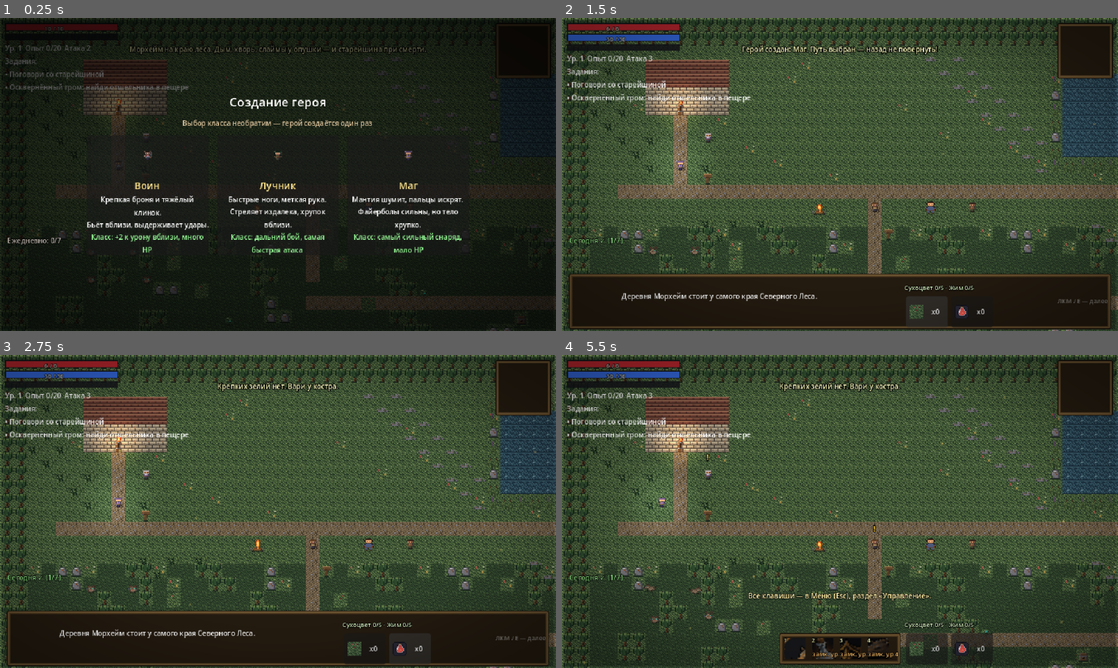
Above: before the commit, frames 1-4 (two rows, left to right).
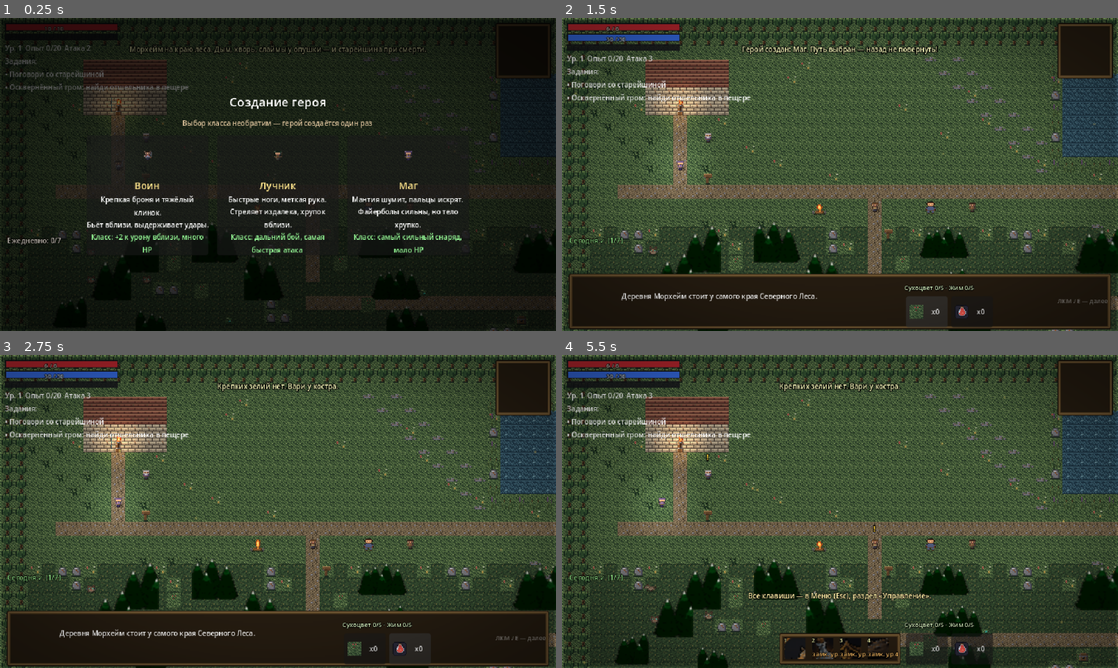
Above: after the commit, the same moments.

Repository: kgazha/shadows-of-the-northwood
Game: Godot game, scene res://scenes/main.tscn
Same seed, same stepped clock (60 frames per second), same inputs: the game is played once before the commit and once after it.
Inputs (mouse positions are in pixels of both pictures, inside the frame that each line leads up to):
- Up to frame 1 (0.25 s): no input
- Up to frame 2 (1.5 s): tap Enter (ui_accept) at 0.5, 0.77 s; move the mouse to (962, 158) at 0.52 s; press the mouse at (962, 158) at 0.53 s; hold D (move_right) 0.53-1.25 s; release the mouse at (962, 158) at 1.25 s; click "x0" at 1.25 s
- Up to frame 3 (2.75 s): click "x0" at 2 s
- Up to frame 4 (5.5 s): tap Enter (ui_accept) at 2.75, 5.27 s; drag from (728, 527) to (873, 545) at 2.77 s; move the mouse to (895, 442) at 3.52 s; hold D (move_right) 3.53-4.25 s; hold Q (potion) 3.53-4.25 s; drag from (812, 574) to (973, 545) at 4.27 s; move the mouse to (1006, 558) at 5.02 s; hold A (move_left) from 5.03 s (still down); tap J at 5.1 s

The runs differ from the first frame. In frame 1, 0.9% of the frame differs, in the area x 10-100%, y 65-100%; in frame 2, 4.3%; in frame 3, 4.3%; in frame 4, 7.2%, in the area x 5-100%, y 65-100%.

Commit message:
Де-пикселизация мира: живой тайл подстилки леса, визуальные рощи над деревней (GroveCanopy, LINEAR, детерминированный подбор варианта), пещерные колонна и обломки из генерации — геометрия, коллайдеры и атлас-индексы бит-в-бит прежние

Diff:
--- a/pixel-rpg/scripts/world.gd
+++ b/pixel-rpg/scripts/world.gd
@@ -28,6 +28,15 @@
 	11: [13, 12, 0, 1],   # алтарный сундук: корпус без углов
 }
 const DZ := preload("res://scripts/dungeon_zone.gd")
+## Рощи «t»: визуал кластеров деревьев — ОДИН спрайт кроны на кластер вместо
+## сетки тайлов 16px. Меняется только картинка: геометрия карты, блокируемость
+## клеток и коллайдеры-стволы (BLOCK_SHAPES[5]) остаются ровно как были, а под
+## клетками рощи рисуется подстилка ('T'), чтобы от дерева не осталось дыры.
+const GROVE_ART := "res://assets/art/tree_grove_%d.png"
+const GROVE_VARIANTS := 6
+## Кластер крупнее — это «стена» деревьев по рамке карты, а не роща: один спрайт
+## на несколько сотен клеток был бы абсурден, такие кластеры остаются тайлами.
+const GROVE_MAX_TREES := 8
 const CAVE_OFFSET := Vector2(0, 4800.0)      # «этаж» пещеры в общих координатах
 const CAVE_ENTRANCE_TILE := Vector2i(40, 17) # вход в пещеру в лесу (тайл проходим: T)
 const ASHEN_OFFSET := Vector2(0, 9600.0)     # «этаж» Пепелища в общих координатах
@@ -57,6 +66,9 @@
 var near: Array = []
 var hint_label: Label
 var village_zone: Node2D
+var grove_art: Array = []   # спрайты крон рощ (assets/art/tree_grove_*.png)
+var _groves: Array = []     # рощи: Array[Array[Vector2i]] — 8-связные кластеры «t»
+var _grove_cells := {}      # клетки «t» под кронами: на базовом слое там подстилка
 var cave_zone: Node2D
 var dungeon_zone  # scripts/dungeon_zone.gd (типизирован слабо — API: setup/spawn_world_pos/map_w/map_h)
 var ashen_zone: Node2D
@@ -134,6 +146,7 @@
 	add_child(ashen_zone)
 	_build_tiles()
 	_build_walls()
+	_build_grove_canopy()
 	_spawn_player()
 	_spawn_entities()
 	_build_campfires()
@@ -195,6 +208,7 @@
 	return Vector2((t.x + 0.5) * TILE, (t.y + 0.5) * TILE + 2.0)
 
 func _build_tiles() -> void:
+	_grove_init()
 	var ts := TileSet.new()
 	var src := TileSetAtlasSource.new()
 	src.texture = load("res://assets/tiles.png")
@@ -211,7 +225,120 @@
 		for x in map_w:
 			var ch := row[x]
 			if CHAR_TO_TILE.has(ch):
-				layer.set_cell(Vector2i(x, y), 0, Vector2i(int(CHAR_TO_TILE[ch]), 0))
+				var idx := int(CHAR_TO_TILE[ch])
+				if ch == "t" and _grove_cells.has(Vector2i(x, y)):
+					idx = int(CHAR_TO_TILE["T"])  # под кроной — земля, дерево рисует спрайт
+				layer.set_cell(Vector2i(x, y), 0, Vector2i(idx, 0))
+
+## ---- Рощи («t»): визуал кластера деревьев одним спрайтом кроны ----------
+
+## 8-связные группы «t» размером 2..GROVE_MAX_TREES клеток — это рощи.
+## Порядок обхода детерминирован (строка за строкой), как и во всём мире D3.
+func _grove_clusters() -> Array:
+	var seen := {}
+	var out: Array = []
+	for y in map_h:
+		var row := String(map_rows[y])
+		for x in map_w:
+			if row[x] != "t" or seen.has(Vector2i(x, y)):
+				continue
+			seen[Vector2i(x, y)] = true
+			var stack: Array = [Vector2i(x, y)]
+			var comp: Array = []
+			while not stack.is_empty():
+				var c: Vector2i = stack.pop_back()
+				comp.append(c)
+				for dy in range(-1, 2):
+					for dx in range(-1, 2):
+						if dx == 0 and dy == 0:
+							continue
+						var n := c + Vector2i(dx, dy)
+						if n.x < 0 or n.y < 0 or n.x >= map_w or n.y >= map_h:
+							continue
+						if seen.has(n) or String(map_rows[n.y])[n.x] != "t":
+							continue
+						seen[n] = true
+						stack.append(n)
+			if comp.size() >= 2 and comp.size() <= GROVE_MAX_TREES:
+				out.append(comp)
+	return out
+
+
+func _grove_load_art() -> void:
+	if not grove_art.is_empty():
+		return
+	for i in GROVE_VARIANTS:
+		var p := GROVE_ART % i
+		if ResourceLoader.exists(p):
+			grove_art.append(load(p))
+
+
+## Готовит рощи до сборки тайлов: без ассетов крон ничего не трогаем (иначе
+## вместо леса осталась бы голая подстилка).
+func _grove_init() -> void:
+	_groves.clear()
+	_grove_cells.clear()
+	_grove_load_art()
+	if grove_art.is_empty():
+		push_warning("world: нет assets/art/tree_grove_*.png — рощи остаются тайловыми")
+		return
+	_groves = _grove_clusters()
+	for comp in _groves:
+		for c in comp:
+			_grove_cells[c] = true
+
+
+## Один спрайт на рощу: центр — центр bbox кластера (та же сетка, что и
+## tile_to_world), z_index 5 (герой 0, метки NPC 8, цифры урона 90), линейная
+## фильтрация — новые ассеты не должны выглядеть «пиксельно»; старые тайлы при
+## этом остаются nearest. Вариант и отражение — хеш от якоря кластера, без randi.
+func _build_grove_canopy() -> void:
+	if _groves.is_empty():
+		return
+	var root := Node2D.new()
+	root.name = "GroveCanopy"
+	root.z_index = 5
+	village_zone.add_child(root)
+	for comp in _groves:
+		var x0: int = comp[0].x
+		var x1: int = comp[0].x
+		var y0: int = comp[0].y
+		var y1: int = comp[0].y
+		for c in comp:
+			x0 = mini(x0, c.x)
+			x1 = maxi(x1, c.x)
+			y0 = mini(y0, c.y)
+			y1 = maxi(y1, c.y)
+		var bw := float(x1 - x0 + 1) * TILE
+		var bh := float(y1 - y0 + 1) * TILE
+		# берём варианты, у которых форма кроны близка к форме кластера: иначе
+		# широкая крона нависает над узкой рощей на пару клеток вбок
+		var pool: Array = []
+		var best := 0
+		var bestd := INF
+		for i in grove_art.size():
+			var t: Texture2D = grove_art[i]
+			var d := absf(log((float(t.get_width()) / float(t.get_height())) / (bw / bh)))
+			if d < bestd:
+				bestd = d
+				best = i
+			if d <= 0.28:
+				pool.append(i)
+		if pool.is_empty():
+			pool.append(best)
+		var h := posmod(x0 * 7349 + y0 * 9151, 1000)
+		var tex: Texture2D = grove_art[int(pool[h % pool.size()])]
+		var k: float = maxf(bw * 1.12 / float(tex.get_width()), bh * 1.12 / float(tex.get_height()))
+		k = clampf(k, 0.5, 1.45)
+		var spr := Sprite2D.new()
+		spr.texture = tex
+		spr.centered = true
+		spr.texture_filter = CanvasItem.TEXTURE_FILTER_LINEAR
+		spr.flip_h = posmod(x1 * 3571 + y1 * 7919, 2) == 0
+		spr.position = Vector2((x0 + x1 + 1) * 0.5 * TILE, (y0 + y1 + 1) * 0.5 * TILE + 2.0)
+		spr.scale = Vector2(k, k)
+		root.add_child(spr)
+
 
 func _build_walls() -> void:
 	var body := StaticBody2D.new()
Binary file added: pixel-rpg/assets/art/tree_grove_0.png
Not shown, added: pixel-rpg/assets/art/tree_grove_0.png.import
Binary file added: pixel-rpg/assets/art/tree_grove_1.png
Not shown, added: pixel-rpg/assets/art/tree_grove_1.png.import
Binary file added: pixel-rpg/assets/art/tree_grove_2.png
Not shown, added: pixel-rpg/assets/art/tree_grove_2.png.import
Binary file added: pixel-rpg/assets/art/tree_grove_3.png
Not shown, added: pixel-rpg/assets/art/tree_grove_3.png.import
Binary file added: pixel-rpg/assets/art/tree_grove_4.png
Not shown, added: pixel-rpg/assets/art/tree_grove_4.png.import
Binary file added: pixel-rpg/assets/art/tree_grove_5.png
Not shown, added: pixel-rpg/assets/art/tree_grove_5.png.import
(and 2 more such lines)
